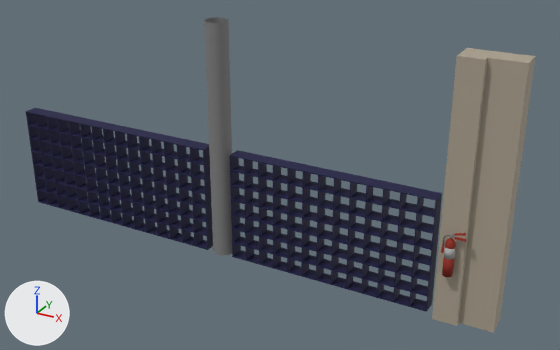
Renders of the OBJ model bandejao-opengl/data/Estante1.obj from each side of a commit.
Camera for both pictures: a camera (50 mm lens) standing at (-7.4, -24.9, 14.8) and looking at (-19.8, -2.4, 3.6). Arrows for +X, +Y and +Z are at lower left; the lights stay in place. Where no turn or scale is listed for an object, it has been applied to the vertices.

Names of what the first picture shows: 'Mesh.005_Mesh.462_Mesh.943.000', 'Mesh.008_Mesh.441_Mesh.977.000', 'Mesh.022_Mesh.457_Mesh.927.000', 'Mesh.023_Mesh.456_Mesh.924.000', 'Mesh.025_Mesh.448_Mesh.937.000', 'Mesh.026_Mesh.467_Mesh.920.000', 'Mesh.074_Mesh.439_Mesh.940.000', 'Mesh.082_Mesh.453_Mesh.919.000', 'Mesh.083_Mesh.464_Mesh.921.000', 'Mesh.087_Mesh.431_Mesh.954.000', 'Mesh.092_Mesh.428_Mesh.983.000', 'Mesh_Mesh.415_Cube_Cub.000'.
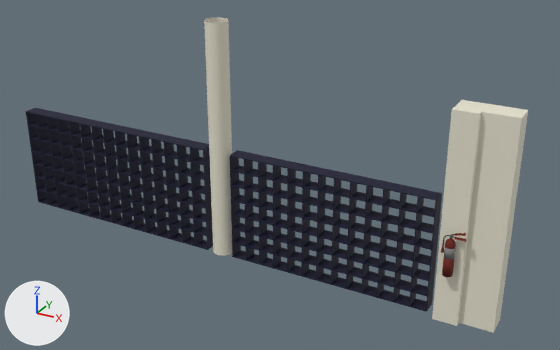
Pixel boxes [x1, y1, x2, y2] of what changed, in the pictures (560 x 350 px):
'Mesh_Mesh.415_Cube_Cub.000', recoloured, mesh rescaled (8% narrower, 18% shorter): before [432, 48, 536, 333]; after [432, 100, 528, 333]
'Mesh.087_Mesh.431_Mesh.954.000', recoloured: [204, 17, 232, 256] in both

Edits to the bpy script that builds the scene:
```text
Add mat_material_174:
    mat_material_174 = principled_material('Material.174')
    mat_material_174.base_color = (0.8, 0.772, 0.633)  # white #e7e4d0
    mat_material_174.roughness = 0.716
Add mat_material_175:
    mat_material_175 = principled_material('Material.175')
    mat_material_175.base_color = (0.8, 0.772, 0.633)  # white #e7e4d0
    mat_material_175.roughness = 0.723
Change me_mesh_087_mesh_431_mesh_954_000:
    where me_mesh_087_mesh_431_mesh_954_000.from_pydata(...)  # 192 vertices, 128 faces; spans x -22.53..-21.7, y -3.11..-2.28, z 0.0..8.99
    remove me_mesh_087_mesh_431_mesh_954_000.materials.append(mat_material_003)  # grey #7f7f7f
    add me_mesh_087_mesh_431_mesh_954_000.materials.append(mat_material_175)  # white #e7e4d0
Change me_mesh_mesh_415_cube_cub_000:
    where me_mesh_mesh_415_cube_cub_000.from_pydata(...)  # 16 vertices, 14 faces; spans x -13.5..-11.5, y -3.29..-2.26, z 0.0..8.99
    used by ob_mesh_mesh_415_cube_cub_000; location = (0.0, 0.0, 0.0)
    remove me_mesh_mesh_415_cube_cub_000.materials.append(mat_material_002)  # beige #aba18f
    me_mesh_mesh_415_cube_cub_000 part 1: the whole mesh is scaled about the mesh origin by (1, 1, 0.819)
    add me_mesh_mesh_415_cube_cub_000.materials.append(mat_material_174)  # white #e7e4d0
```
